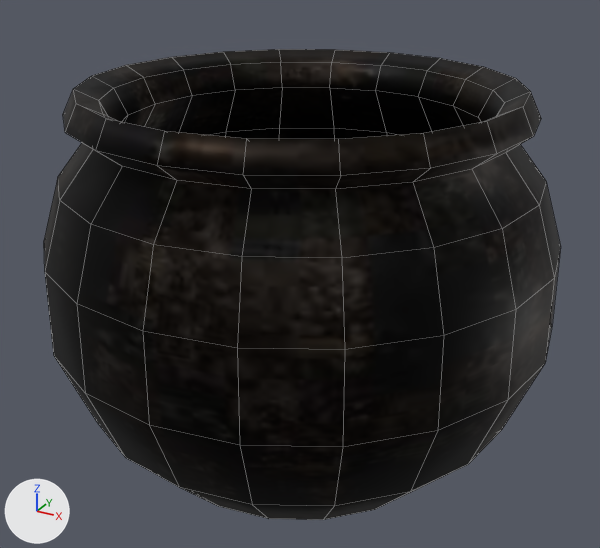
One commit to the Blender file data/blends/Objects/Cauldron/cauldron.blend: the scene before it, then after it.
One viewpoint serves both versions: a camera (50 mm lens) standing at (1.36, -2.48, 2.05) and looking at (0.0, 0.0, 0.81). The axes (+X, +Y, +Z) are drawn at lower left. The lights are the same throughout. Mesh edges are drawn as thin lines.

Objects in the first picture: 'Cauldron -col'.
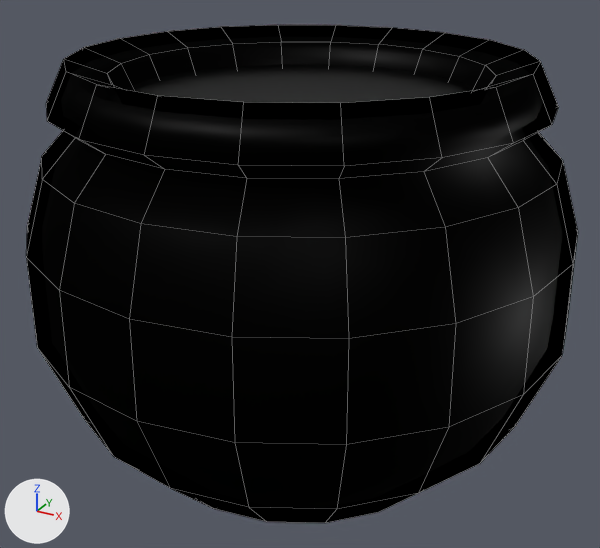
The change, as a diff of the scene's bpy script:
```diff
--- a/data/blends/Objects/Cauldron/cauldron.blend.py
+++ b/data/blends/Objects/Cauldron/cauldron.blend.py
@@ mat_material_003 @@
 mat_material_003 = principled_material('Material.003')
-mat_material_003.texture = img_blackrustseamlesss_png
+mat_material_003.base_color = (0.00937, 0.00937, 0.00937)  # black #181818
 mat_material_003.metallic = 1.0
@@ mat_oh_outline_material @@
+mat_oh_outline_material = bpy.data.materials.new('OH_Outline_Material')
+# nodes: BsdfTransparent, LightPath, MixShader, NewGeometry, OutputMaterial, RGB
+# colours: black #000000
@@ me_sphere @@
 me_sphere.from_pydata(...)  # 342 vertices, 360 faces; spans x -0.92..0.92, y -0.92..0.92, z 0.0..1.51
 # used by ob_cauldron__col; location = (0.0, 0.0, 0.0)
+# me_sphere part 1: the whole mesh is moved by (0.0, 0.0, 0.05)
 me_sphere.materials.append(mat_material_003)
+me_sphere.materials.append(mat_oh_outline_material)
@@ me_sphere_001 @@
+me_sphere_001.from_pydata([(0.205, 0.632, 0.0), (0.39, 0.537, 0.0), (0.537, 0.39, 0.0), (0.632, 0.205, 0.0), (0.664, 0.0, 0.0), (0.632, -0.205, 0.0), (0.537, -0.39, 0.0), (0.39, -0.537, 0.0), (0.205, -0.632, 0.0), (0.0, -0.664, 0.0), (-0.205, -0.632, 0.0), (-0.39, -0.537, 0.0), (-0.537, -0.39, 0.0), (-0.632, -0.205, 0.0), (-0.664, 0.0, 0.0), (-0.632, 0.205, 0.0), (-0.537, 0.39, 0.0), (-0.39, 0.537, 0.0), (-0.205, 0.632, 0.0), (0.0, 0.664, 0.0)], [], [(1, 0, 19, 18, 17, 16, 15, 14, 13, 12, 11, 10, 9, 8, 7, 6, 5, 4, 3, 2)])
+me_sphere_001.materials.append(mat_material_003)  # black #181818
@@ ob_cauldron__col @@
 ob_cauldron__col.location = (0.0, 0.0, 0.0)
+_m = ob_cauldron__col.modifiers.new('OH_OUTLINE', 'SOLIDIFY')
+_m.thickness = -0.05
+_m.material_offset = 999
+_m.vertex_group = 'OH_Outline_VertexGroup'
+_m.use_rim = False
+_m.use_flip_normals = True
@@ ob_liquidvis @@
+ob_liquidvis = bpy.data.objects.new('LiquidVis', me_sphere_001)
+ob_liquidvis.location = (0.0, 0.0, 1.463)
```

Where the change shows, as pixel boxes (x1, y1, x2, y2) in the pictures (600 x 548 px):
'Cauldron -col', surface changed, recoloured, mesh moved, modifiers changed
    before: (44, 49, 561, 520)
    after: (26, 25, 578, 523)
'LiquidVis', added (black)
    after: (134, 67, 467, 103)
